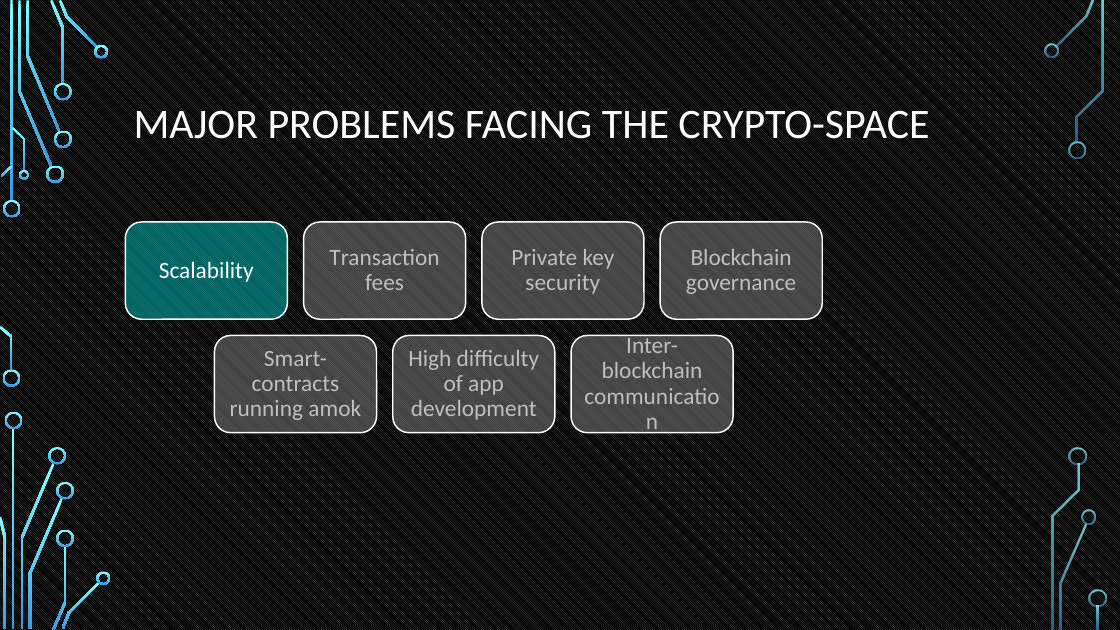
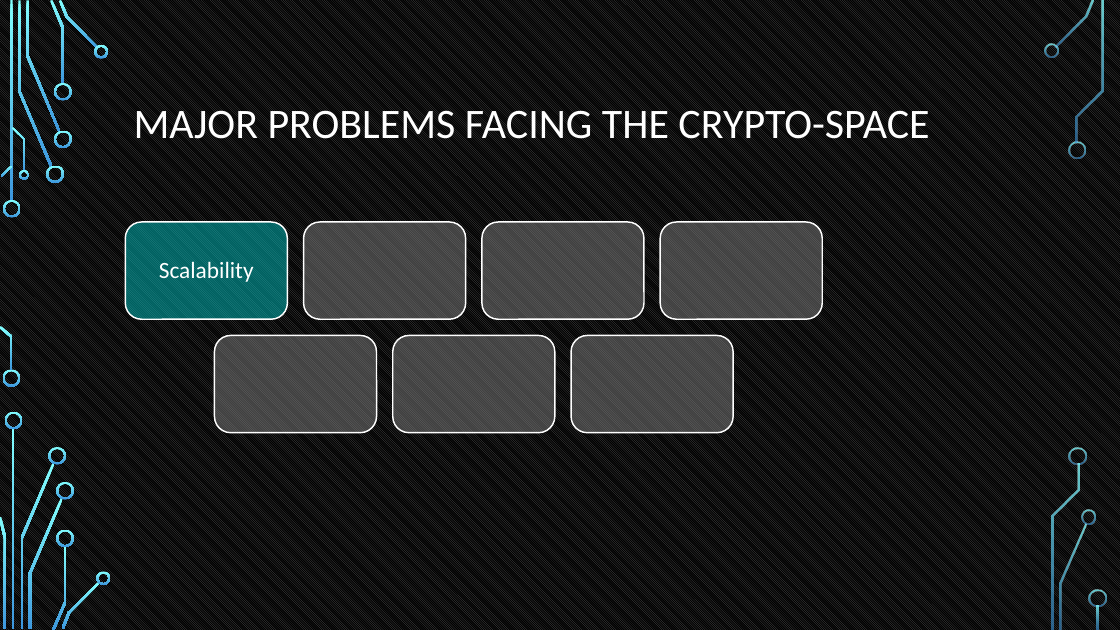
Before and after one commit to tokenika/tokenika.github.io, a slide deck: slide 13 of WarsawBlock(3).pptx (slide 12 before the commit). Drawn at 1120x630 pixels with LibreOffice and Linux fonts; fonts in the diff are those of the drawing; background and template pictures are left out. Boxes give left, top, right and bottom in pixels: in the first picture for what was removed or moved away, otherwise in the second. Text is boxed around its words. In the diff, an @@ line names an element or a change of style, - is before the commit and + after.

```diff
--- a/WarsawBlock(3).pptx
+++ b/WarsawBlock(3).pptx
@@ group removed at bbox=[230, 249, 796, 420]: 6 texts @@
-Transaction fees
-Private key security
-Blockchain governance
-Smart-contracts running amok
-High difficulty of app development
-Inter-blockchain communication
```
Also in this commit, not shown: 21 other slides changed, 1 slide added, 4 other files.
